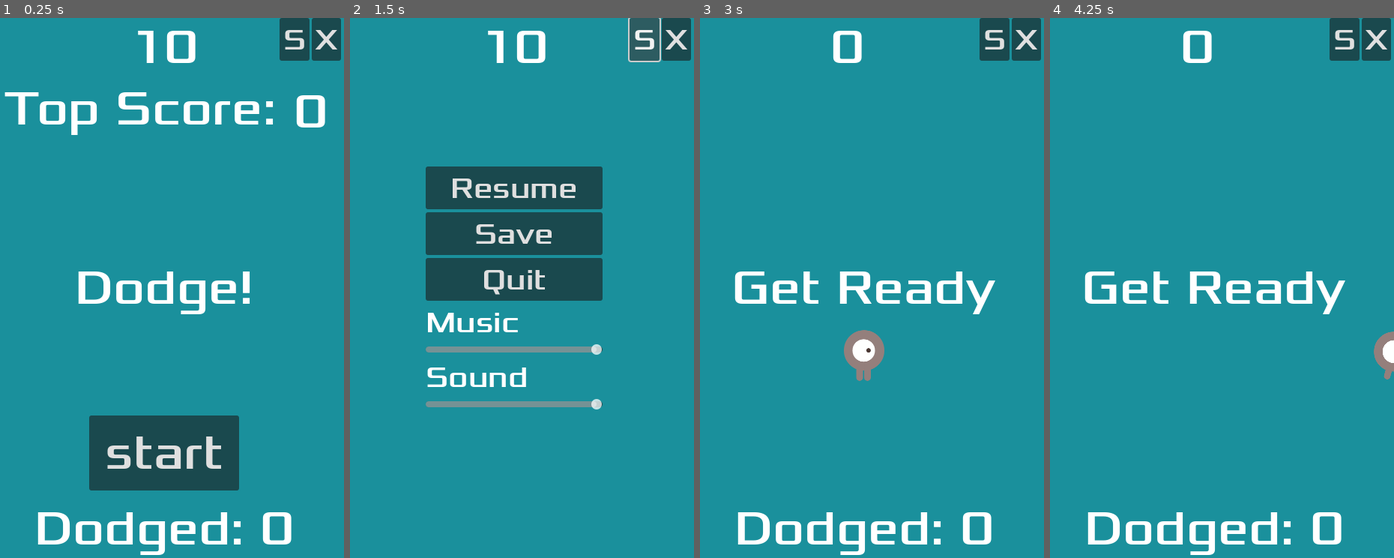
Above: before the commit, frames 1-4 (left to right).
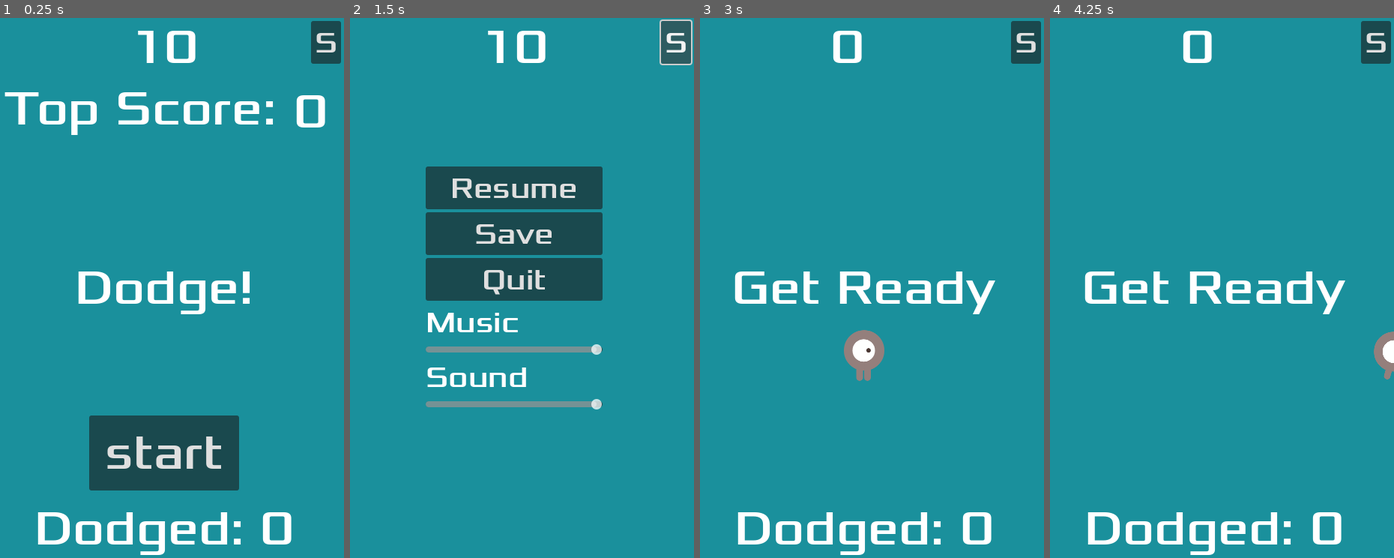
Above: after the commit, the same moments.

Repository: rojasreinold/10-game-challenge
Game: Godot game, scene res://main.tscn
Same seed, same stepped clock (60 frames per second), same inputs: the game is played once before the commit and once after it.
Inputs (mouse positions are in pixels of both pictures, inside the frame that each line leads up to):
- Up to frame 1 (0.25 s): no input
- Up to frame 2 (1.5 s): click (676, 39) at 0.5 s, where only the run before the commit has a clickable "X"; click "S" at 1.25 s
- Up to frame 3 (3 s): click "Resume" at 2 s; click "start" at 2.75 s
- Up to frame 4 (4.25 s): tap Enter at 3.5 s; move the mouse to (1294, 261) at 3.52 s; hold Right (move_right) from 3.53 s (still down); tap O at 3.6 s; click (1294, 261) at 3.67 s

The runs differ from the first frame. In frame 1, 0.9% of the frame differs, in the area x 81-100%, y 0-9%; in frame 2, 1.1%, in the area x 80-100%, y 0-9%; in frame 3, 0.9%; in frame 4, 0.9%.

Commit message:
Added quit and settings shortcut

Diff:
--- a/hud.tscn
+++ b/hud.tscn
@@ -10,11 +10,11 @@
 [sub_resource type="Shortcut" id="Shortcut_8wlcs"]
 events = [SubResource("InputEventAction_gmhl3")]
 
-[sub_resource type="InputEventAction" id="InputEventAction_1y2pq"]
-action = &"quit_game"
+[sub_resource type="InputEventAction" id="InputEventAction_nw1uy"]
+action = &"pause_menu"
 
-[sub_resource type="Shortcut" id="Shortcut_066yw"]
-events = [SubResource("InputEventAction_1y2pq")]
+[sub_resource type="Shortcut" id="Shortcut_sgjeb"]
+events = [SubResource("InputEventAction_nw1uy")]
 
 [node name="HUD" type="CanvasLayer"]
 script = ExtResource("1_2mnwi")
@@ -109,27 +109,23 @@
 text = "0
 "
 
-[node name="QuitButton" type="Button" parent="."]
-offset_left = 437.0
-offset_right = 476.0
-offset_bottom = 57.0
+[node name="SettingButton" type="Button" parent="."]
+anchors_preset = 1
+anchor_left = 1.0
+anchor_right = 1.0
+offset_left = -44.0
+offset_top = 4.0
+offset_right = -4.0
+offset_bottom = 61.0
+grow_horizontal = 0
 theme_override_fonts/font = ExtResource("2_m6jrm")
 theme_override_font_sizes/font_size = 40
-shortcut = SubResource("Shortcut_066yw")
-text = "X"
-
-[node name="SettingButton" type="Button" parent="."]
-offset_left = 394.0
-offset_right = 434.0
-offset_bottom = 57.0
-theme_override_fonts/font = ExtResource("2_m6jrm")
-theme_override_font_sizes/font_size = 40
+shortcut = SubResource("Shortcut_sgjeb")
 text = "S"
 
 [node name="PauseMenu" parent="." instance=ExtResource("3_7gqrx")]
 
 [connection signal="pressed" from="StartButton" to="." method="_on_start_button_pressed"]
 [connection signal="timeout" from="MessageTimer" to="." method="_on_message_timer_timeout"]
-[connection signal="pressed" from="QuitButton" to="." method="_on_quit_button_pressed"]
 [connection signal="pressed" from="SettingButton" to="." method="_on_setting_button_pressed"]
 [connection signal="close_pause_menu" from="PauseMenu" to="." method="_on_pause_menu_close_pause_menu"]
--- a/pause_menu.tscn
+++ b/pause_menu.tscn
@@ -1,9 +1,15 @@
-[gd_scene load_steps=5 format=3 uid="uid://bfa1fh70afpio"]
+[gd_scene load_steps=7 format=3 uid="uid://bfa1fh70afpio"]
 
 [ext_resource type="FontFile" uid="uid://bjcfht4xj8c8j" path="res://fonts/Xolonium-Regular.ttf" id="1_2d4lf"]
 [ext_resource type="Script" path="res://pause_menu.gd" id="1_htr66"]
 [ext_resource type="Script" path="res://music_h_slider.gd" id="3_8i13i"]
 [ext_resource type="Script" path="res://sfxh_slider.gd" id="3_xthus"]
+
+[sub_resource type="InputEventAction" id="InputEventAction_rep81"]
+action = &"quit_game"
+
+[sub_resource type="Shortcut" id="Shortcut_txxqe"]
+events = [SubResource("InputEventAction_rep81")]
 
 [node name="PauseMenu" type="Node"]
 script = ExtResource("1_htr66")
@@ -38,6 +44,7 @@
 layout_mode = 2
 theme_override_fonts/font = ExtResource("1_2d4lf")
 theme_override_font_sizes/font_size = 40
+shortcut = SubResource("Shortcut_txxqe")
 text = "Quit"
 
 [node name="MusicVBoxContainer" type="VBoxContainer" parent="PauseVBoxContainer"]
--- a/project.godot
+++ b/project.godot
@@ -62,3 +62,8 @@
 "events": [Object(InputEventKey,"resource_local_to_scene":false,"resource_name":"","device":-1,"window_id":0,"alt_press …(195 unchanged characters)…
 ]
 }
+pause_menu={
+"deadzone": 0.5,
+"events": [Object(InputEventKey,"resource_local_to_scene":false,"resource_name":"","device":-1,"window_id":0,"alt_pressed":false,"shift_pressed":false,"ctrl_pressed":false,"meta_pressed":false,"pressed":false,"keycode":0,"physical_keycode":80,"key_label":0,"unicode":112,"location":0,"echo":false,"script":null)
+]
+}
Not shown: 1 places in main.tscn that only renumber resources
